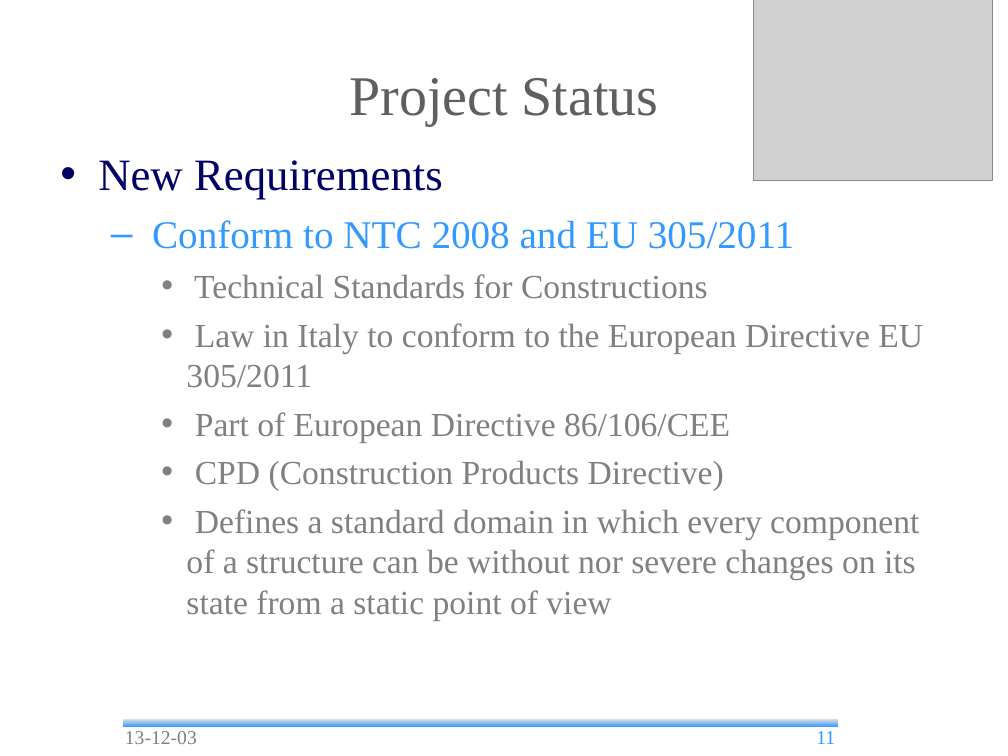
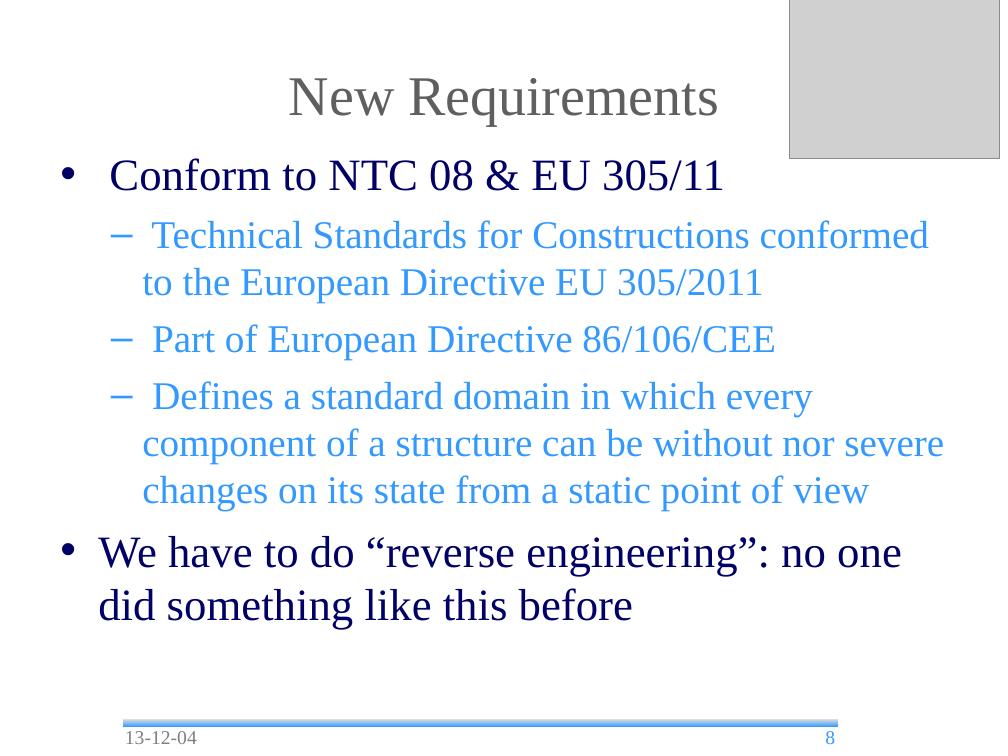
Before and after one commit to andrea-bottoli/DSD, a slide deck: slide 8 of Documentation/Presentations/Status_Report_2.odp (slide 11 before the commit). Drawn at 1008x756 pixels with LibreOffice and Linux fonts; fonts in the diff are those of the drawing; grey boxes stand for pictures; background and template pictures are left out. Boxes give left, top, right and bottom in pixels: in the first picture for what was removed or moved away, otherwise in the second. Text is boxed around its words. In the diff, an @@ line names an element or a change of style, - is before the commit and + after.

Commit message:
Status Report 2 presentation

```diff
--- a/Documentation/Presentations/Status_Report_2.odp
+++ b/Documentation/Presentations/Status_Report_2.odp
@@ picture: place and size @@
-picture at [754,0,992,180]
+picture at [789,0,999,158]
@@ title at [289,78,719,126]: text changed @@
-Project Status
+New Requirements
@@ text at [109,158,930,303]: text changed; size 24 to 28 pt; text colour #808080 to #3399FF @@
-• New Requirements
-  – Conform to NTC 2008 and EU 305/2011
-    • Technical Standards for Constructions
-    • Law in Italy to conform to the European Directive EU 305/2011
+• Conform to NTC 08 & EU 305/11
+  – Technical Standards for Constructions conformed to the European Directive EU 305/2011
@@ text at [142,324,944,510]: size 24 to 28 pt, text colour #808080 to #3399FF in "Part of European Directive 86/106/CEE", "Defines a standard domain in which every ..."; bullet • to –; list level 3 to 2 in "Part of European Directive 86/106/CEE"; bullet colour #808080 to #3399FF; list level 3 to 2 in "Defines a standard domain in ..." @@
@@ text at [195,460,724,491]: paragraph removed @@
-    • CPD (Construction Products Directive)
@@ text at [98,536,902,630]: paragraph added @@
+• We have to do “reverse engineering”: no one did something like this before
@@ text at [125,731,197,744]: text changed @@
-13-12-03
+13-12-04
@@ page number at [825,731,835,744]: text changed @@
-11
+8
```
Also in this commit, not shown: 20 other slides changed, 11 slides added, 14 slides removed, 1 other file.
